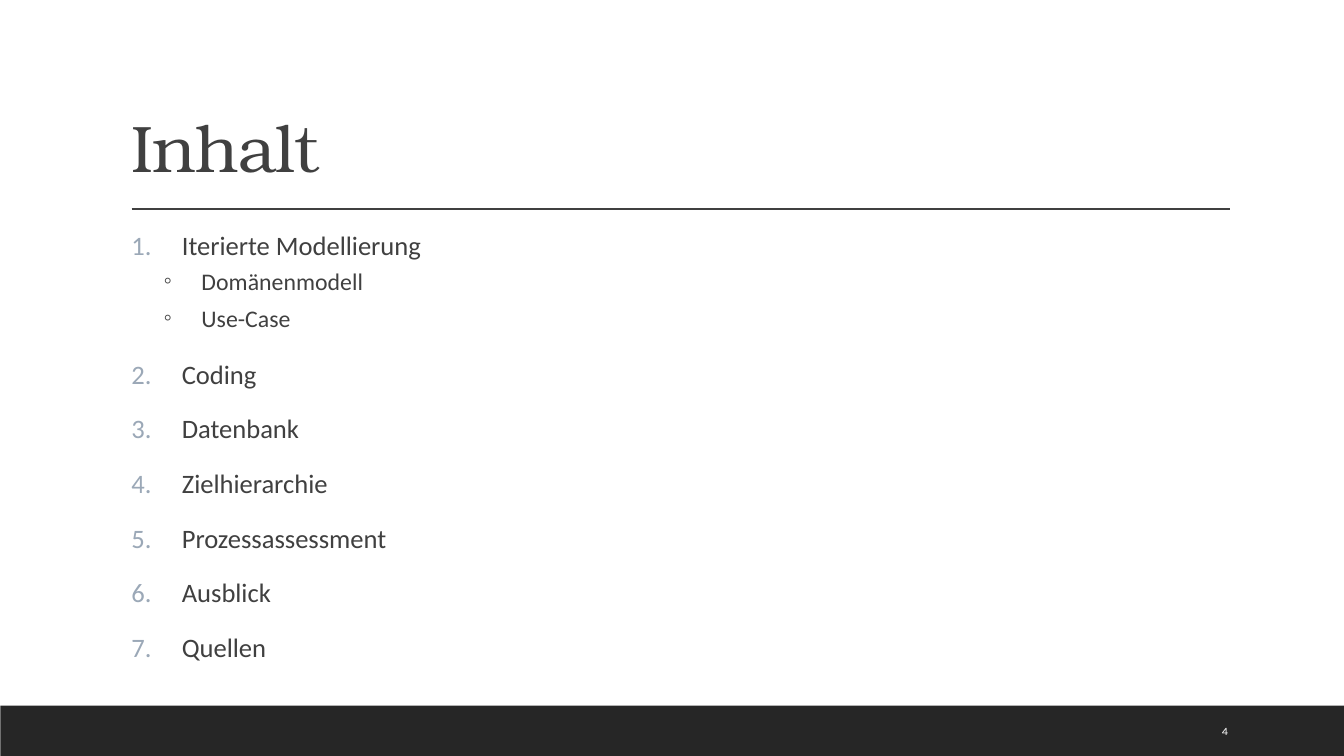
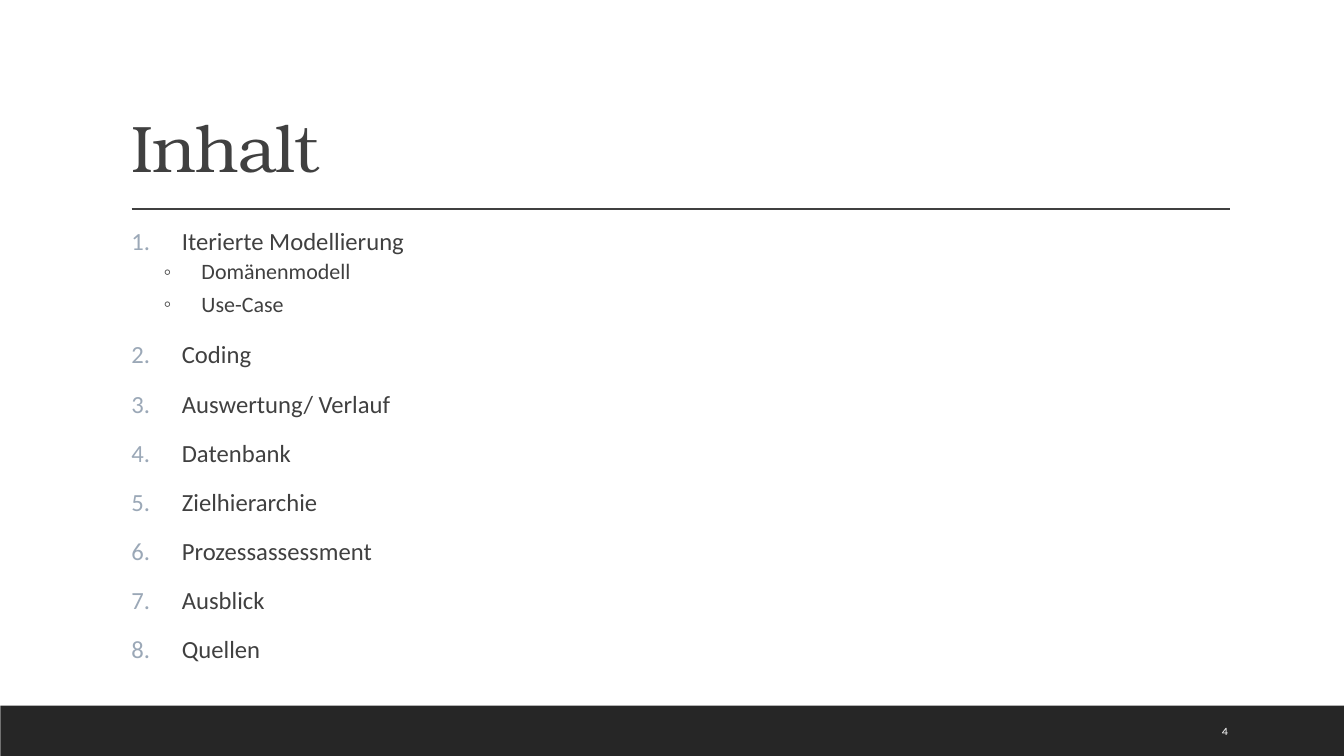
Before and after one commit to Kplacken/EPWS2020SerttasPlackenhohn, a slide deck: slide 4 of Audits/Audit 4/WS2020_SerttasPlackenhohn_Audit4.pptx. Drawn at 1344x756 pixels with LibreOffice and Linux fonts; fonts in the diff are those of the drawing. Boxes give left, top, right and bottom in pixels: in the first picture for what was removed or moved away, otherwise in the second. Text is boxed around its words. In the diff, an @@ line names an element or a change of style, - is before the commit and + after.

```diff
--- a/Audits/Audit 4/WS2020_SerttasPlackenhohn_Audit4.pptx
+++ b/Audits/Audit 4/WS2020_SerttasPlackenhohn_Audit4.pptx
@@ text at bbox=[182, 233, 404, 662]: size 19 to 17.6 pt in "Iterierte Modellierung", "Coding", "Datenbank", "Zielhierarchie" and 3 more places; size 17 to 15.7 pt in "Domänenmodell", "Use-Case"; line spacing 1.1 to 1; line spacing 1 to 0.9 @@
@@ text at bbox=[182, 396, 391, 418]: paragraph added @@
+3. Auswertung/ Verlauf
```
Also in this commit, not shown: 6 other slides changed, 10 slides added, 6 other files.
